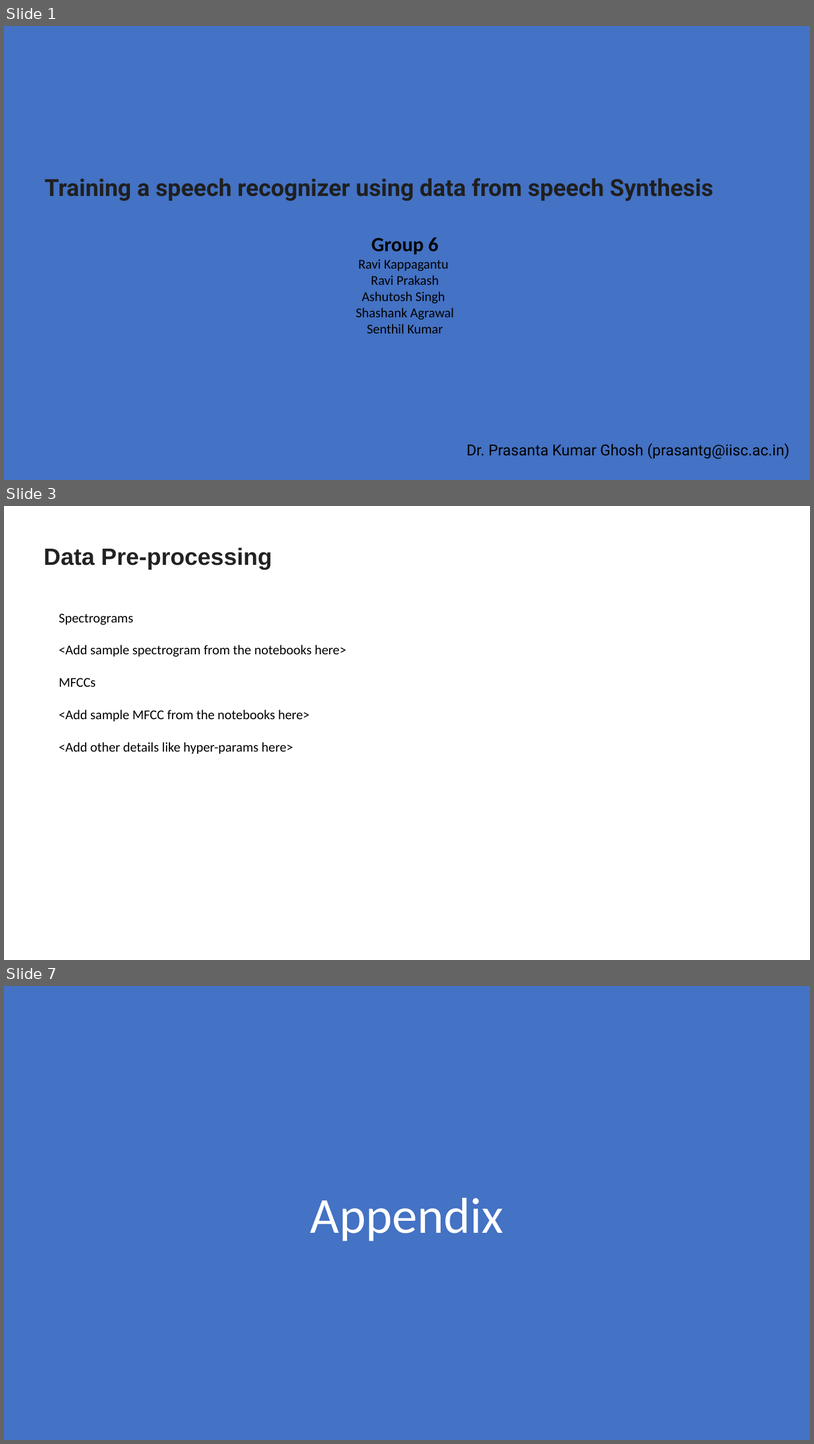
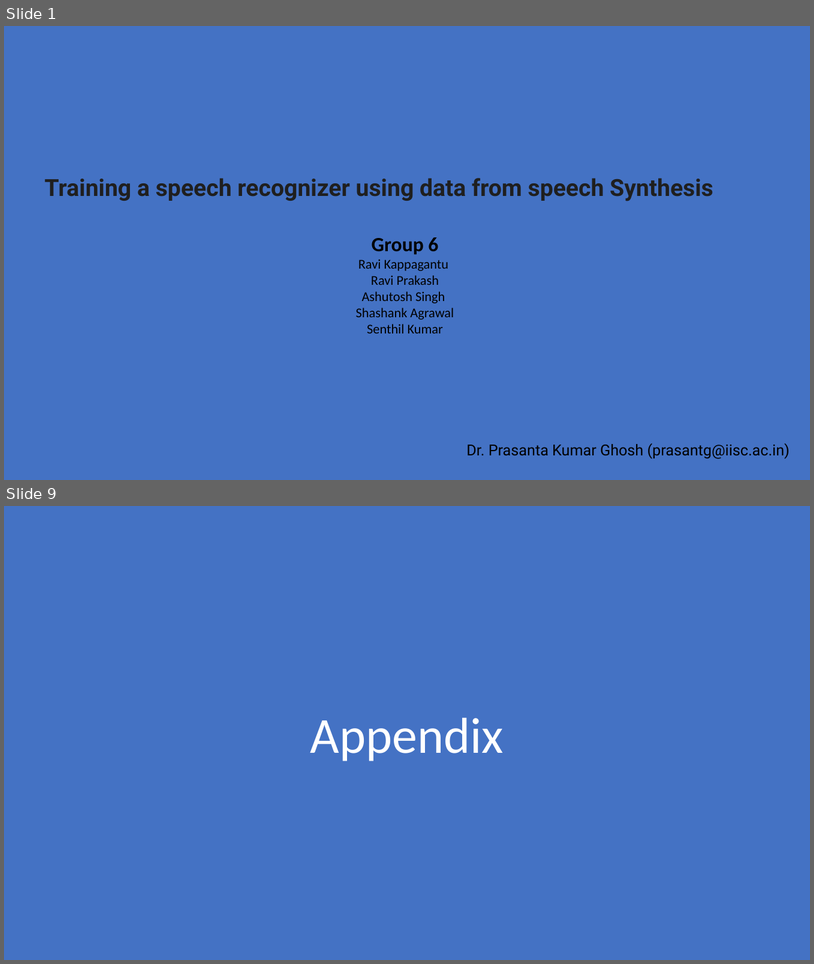
Before and after one commit to ravi-devgoblet/iisc_cohort4_group6_capstone, a slide deck: project_docs/Group 6 Capstone Project Presentation.pptx. Shown one above the other, each under a label of ours: slides 1, 3 and 7 before the commit, slides 1 and 9 after it; the slides between them are not shown. The pictures are 814x1444 and 814x964 pixels, drawn with LibreOffice and Linux fonts; fonts in the diff are those of the drawing. Boxes give left, top, right and bottom in pixels: in the first picture for what was removed or moved away, otherwise in the second. Text is boxed around its words. In the diff, an @@ line names an element or a change of style, - is before the commit and + after.

Commit message:
Updated with more details, graphs and WER rates

```diff
--- a/project_docs/Group 6 Capstone Project Presentation.pptx
+++ b/project_docs/Group 6 Capstone Project Presentation.pptx
@@ slide 3 removed at (4,506,810,960), background #FFFFFF @@
@@ text removed at (44,547,272,570) @@
-Data Pre-processing
@@ text removed at (59,613,347,754) @@
-Spectrograms
-<Add sample spectrogram from the notebooks here>
-MFCCs
-<Add sample MFCC from the notebooks here>
-<Add other details like hyper-params here>
@@ what was slide 7 is now slide 9 @@
```
Also in this commit, not shown: 3 slides changed, 4 slides added, 3 other slides removed.
